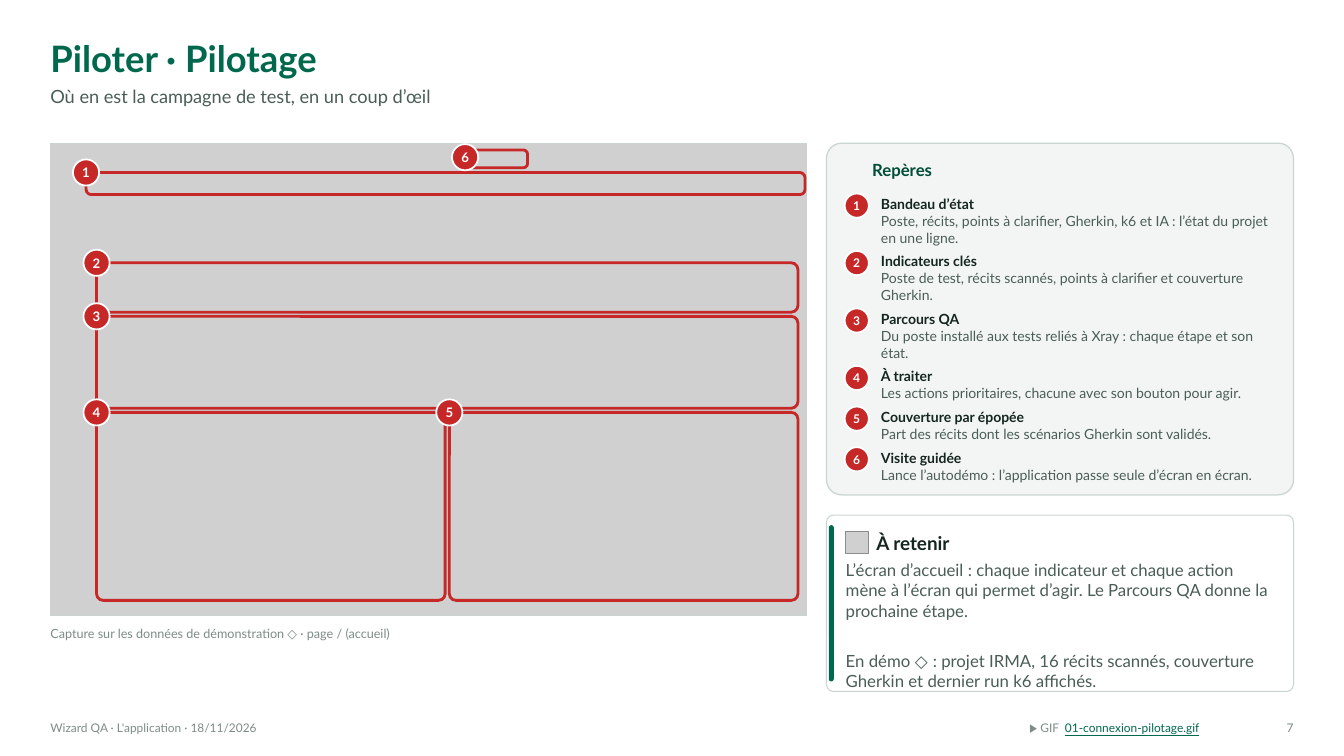
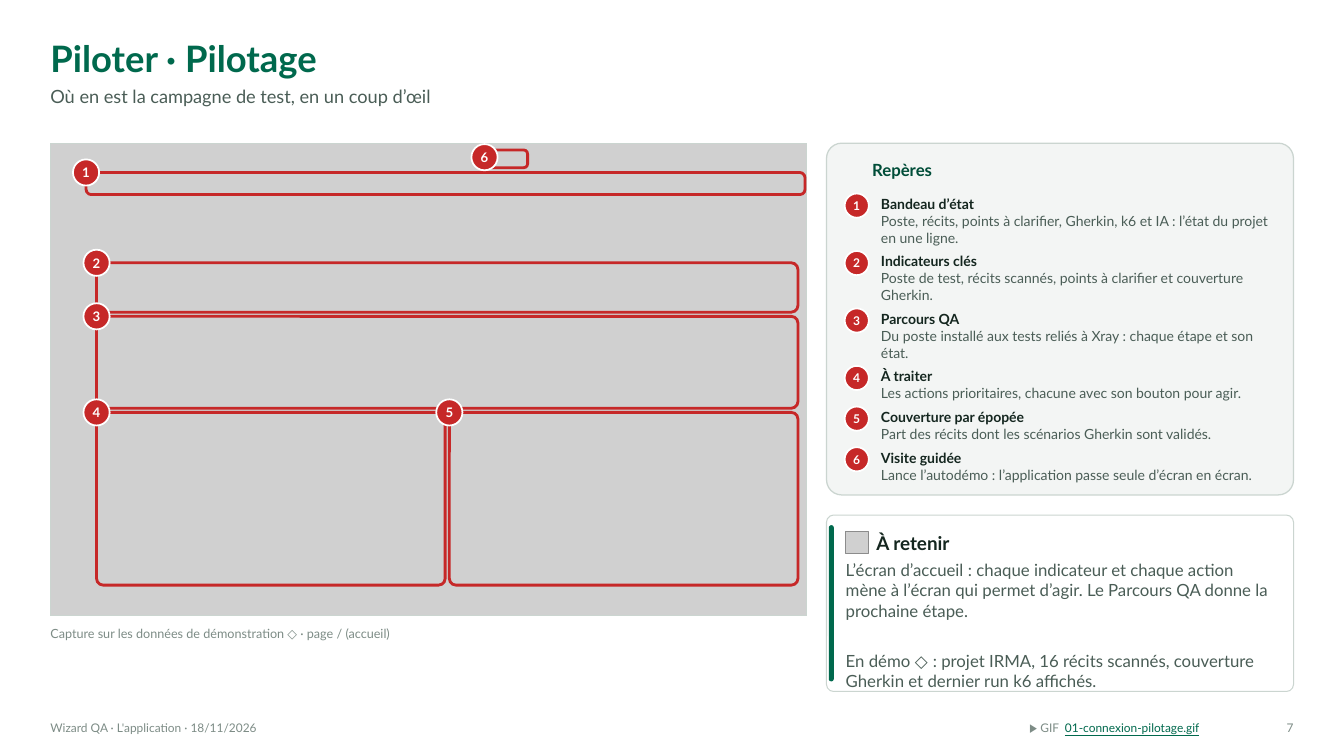
Before and after one commit to printableindustry-commits/qaassistant, a slide deck: slide 7 of supports/presentations/WizardQA-synthese.pptx. Drawn at 1344x756 pixels with LibreOffice and Linux fonts; fonts in the diff are those of the drawing; grey boxes stand for pictures; background and template pictures are left out. Boxes give left, top, right and bottom in pixels: in the first picture for what was removed or moved away, otherwise in the second. Text is boxed around its words. In the diff, an @@ line names an element or a change of style, - is before the commit and + after.

```diff
--- a/supports/presentations/WizardQA-synthese.pptx
+++ b/supports/presentations/WizardQA-synthese.pptx
@@ ellipse "6": place and size @@
-ellipse "6" at [452, 144, 478, 170]
+ellipse "6" at [472, 144, 498, 170]
@@ rounded rectangle: place and size @@
-rounded rectangle at [465, 150, 527, 168]
+rounded rectangle at [485, 150, 528, 168]
@@ rounded rectangle: place and size @@
-rounded rectangle at [97, 412, 446, 600]
+rounded rectangle at [97, 412, 446, 585]
@@ rounded rectangle at [97, 412, 446, 585]: proportions changed @@
@@ rounded rectangle at [450, 412, 799, 585]: proportions changed @@
@@ rounded rectangle: place and size @@
-rounded rectangle at [450, 412, 799, 600]
+rounded rectangle at [450, 412, 799, 585]
```
Also in this commit, not shown: 3 other slides changed, 50 other files.
